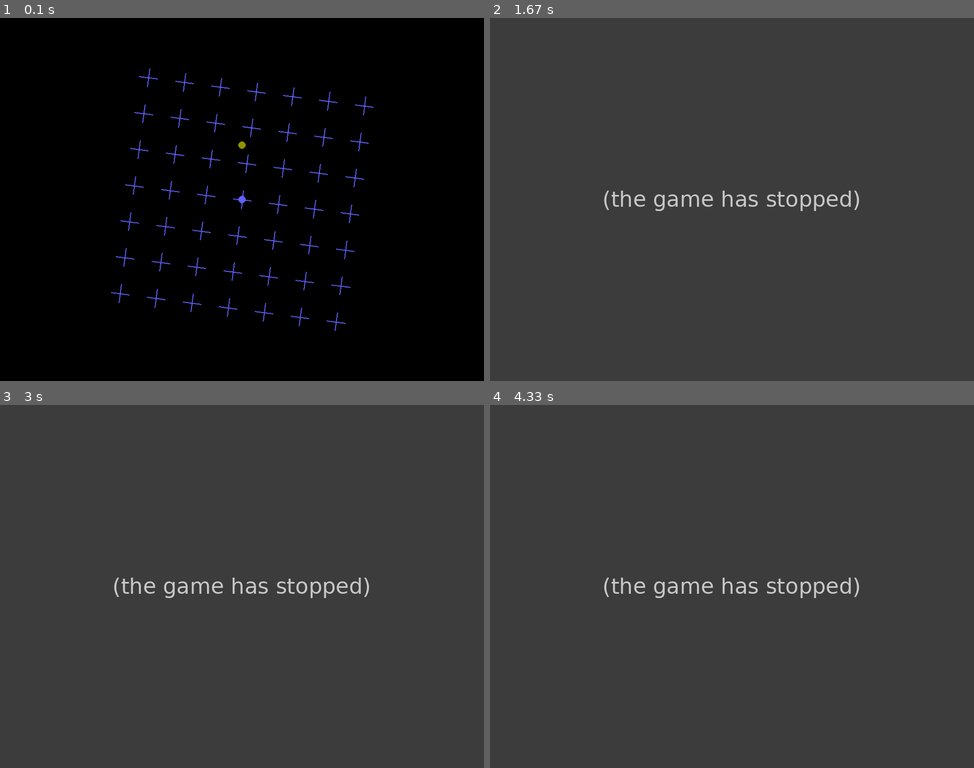
Above: before the commit, frames 1-4 (two rows, left to right).
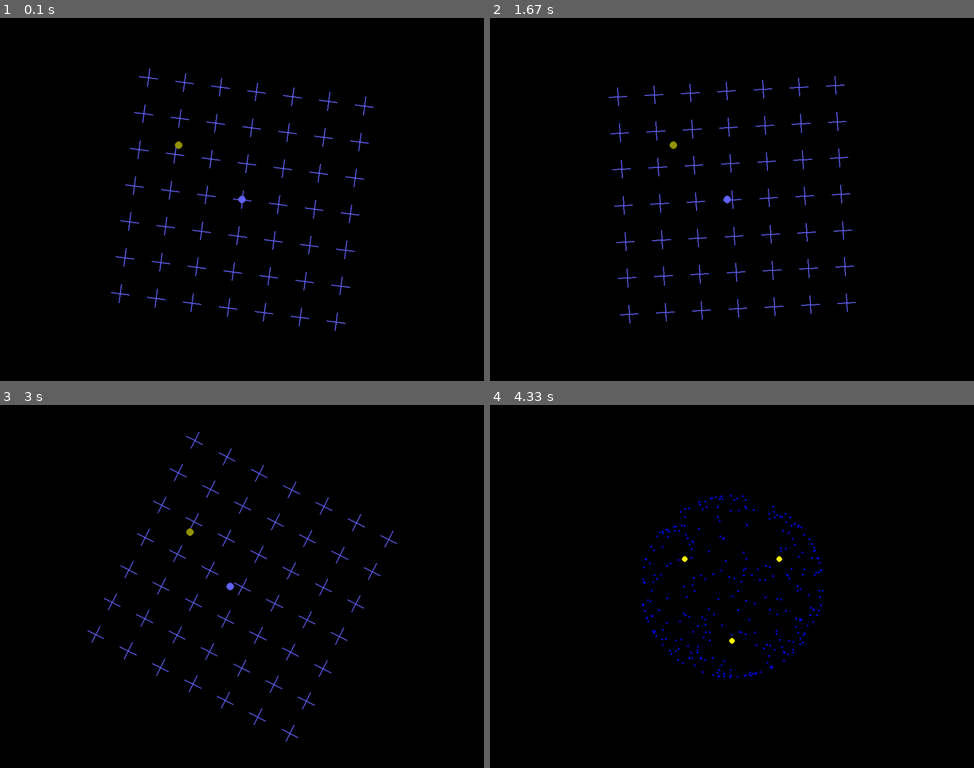
Above: after the commit, the same moments.

Repository: Franck-Dernoncourt/MIB
Game: pygame game, started from src/main.py
Two runs of this game, one before a commit and one after it. Both use one fixed random seed, a clock stepped at 60 frames per second and the inputs below. The source is Python 2; it was converted automatically to run under Python 3.
Inputs (mouse positions are in pixels of both pictures, inside the frame that each line leads up to):
- Up to frame 1 (0.1 s): type "Ann (at the terminal prompt)" at 0 s
- Up to frame 2 (1.67 s): tap 1 at 0.33, 0.67 s; press the mouse at (615, 126) at 1.03 s; move the mouse to (586, 159) at 1.13 s; release the mouse at (557, 188) at 1.27 s; click (707, 293) at 1.38 s
- Up to frame 3 (3 s): click (425, 724) at 1.72 s; click (338, 557) at 2.05 s; click (392, 579) at 2.38 s
- Up to frame 4 (4.33 s): tap 1 at 3.23 s

The runs differ from the first frame. In frame 1, less than 0.1% of the frame differs, in the area x 36-51%, y 33-37%; in frame 2, 100%, in the area x 0-100%, y 0-100%; in frame 3, 100%; in frame 4, 100%.
Before the commit the program exited at 0.68 s; later frames show no game.

Commit message:
Ajout des variantes same_dir et opp_dir dans l'exp1

Diff:
--- a/src/illusions/exp1.py
+++ b/src/illusions/exp1.py
@@ -34,7 +34,10 @@
 grid_color = (100, 100, 255)
 circle_color = (255, 255, 0)
 disapp_frames = 1
-window_center = (window_size[0] / 2.0, window_size[1] / 2.0)
+window_center = (window_size[0]/2.0, window_size[1]/2.0)
+stimulus_center = [] # Tuples are immutable, so we create a list instead
+stimulus_center.append(window_size[0] / 2.0)
+stimulus_center.append(window_size[1] / 2.0)
 window_scale = min(window_size) / 2.0
 g_cos = 1
 g_sin = 0
@@ -72,9 +75,12 @@
     return False, frames, show
 
 
+
 # Main function
-def exp1(full_screen, experiment_env, surf):
+def exp1(full_screen, experiment_env, surf, shift_type):
     frames, show = 0, True
+    shift = 0
+    direction = 'right'
 
     try:
         # Stimulus display
@@ -84,6 +90,7 @@
             done, frames, show = get_subject_answer(show, frames, experiment_env, pygame.time.get_ticks() - t0)
             surf.fill(bg_color)
             t = (pygame.time.get_ticks() - t0) / 1000.0
+
             set_rotation(rotation_speed * t)
             for i in range(-n_grid, +n_grid + 1):
                 for j in range(-n_grid, +n_grid + 1):
@@ -94,8 +101,9 @@
                     fr = rotate((center[0], center[1] - grid_length))
                     to = rotate((center[0], center[1] + grid_length))
                     pygame.draw.line(surf, grid_color, coord(fr), coord(to), grid_width)
+
             for circ in circles:
-                c = (circle_scale * circ[0], circle_scale * circ[1])
+                c = (circle_scale * circ[0] + shift / 1000.0 - 0.35, circle_scale * circ[1])
                 if show:
                     col = (150, 150, 0)
                     pygame.draw.circle(surf, col, coord(c), circle_radius, 0)
@@ -106,10 +114,28 @@
                     if lev > 0:
                         pygame.draw.circle(surf, col, coord(c), circle_radius, 0)
 
-            pygame.draw.circle(surf, grid_color, coord((0, 0)), fix_radius)
+            if shift_type == 'same_dir':
+                pygame.draw.circle(surf, grid_color, coord((0 + shift/1000.0, 0)), fix_radius)
+            else:
+                pygame.draw.circle(surf, grid_color, coord((0 - shift/1000.0, 0)), fix_radius)
             pygame.display.flip()
             frames += 1
 
+            # Shift
+            speed = 2 # The biggest, the slowest. Must be an integer
+            right_max_shift = 100
+            left_max_shift = -100
+            if shift_type <> 'fixed' and frames % speed == 0:
+                # Compute shift
+                if direction == 'right':
+                    shift += 1
+                else:
+                    shift += -1
+                # Checks bounds
+                if shift > right_max_shift:
+                    direction = 'left'
+                if shift <= left_max_shift:
+                    direction = 'right'
 
     finally:
         print "quit"
--- a/src/main.py
+++ b/src/main.py
@@ -17,8 +17,7 @@
 from illusions import exp1
 from illusions import exp2
 
-import os
-import sys, random, pygame
+import os, pygame
 from pygame.locals import *
 
 
@@ -40,6 +39,9 @@
     experiment_env["experiment_number"] = 1
     experiment_env["result_file"] = result_file
     experiment_env["separator"] = ','
+    experiment_env["variant"] = ''
+
+
 
     # Write result file's headers
     result_file.write('SUBJ' + experiment_env["separator"] + 'EXP#' + experiment_env["separator"] +'ANSWER' + experiment_env["separator"] + 'TIMESTAMP' + '\n')
@@ -54,7 +56,9 @@
         surf = pygame.display.set_mode(window_size)
 
     # Call experiments
-    exp1.exp1(full_screen, experiment_env, surf)
+    exp1.exp1(full_screen, experiment_env, surf, "fixed")
+    exp1.exp1(full_screen, experiment_env, surf, "same_dir")
+    exp1.exp1(full_screen, experiment_env, surf, "opp_dir")
     exp2.exp2(full_screen, experiment_env, surf)
 
 finally:
